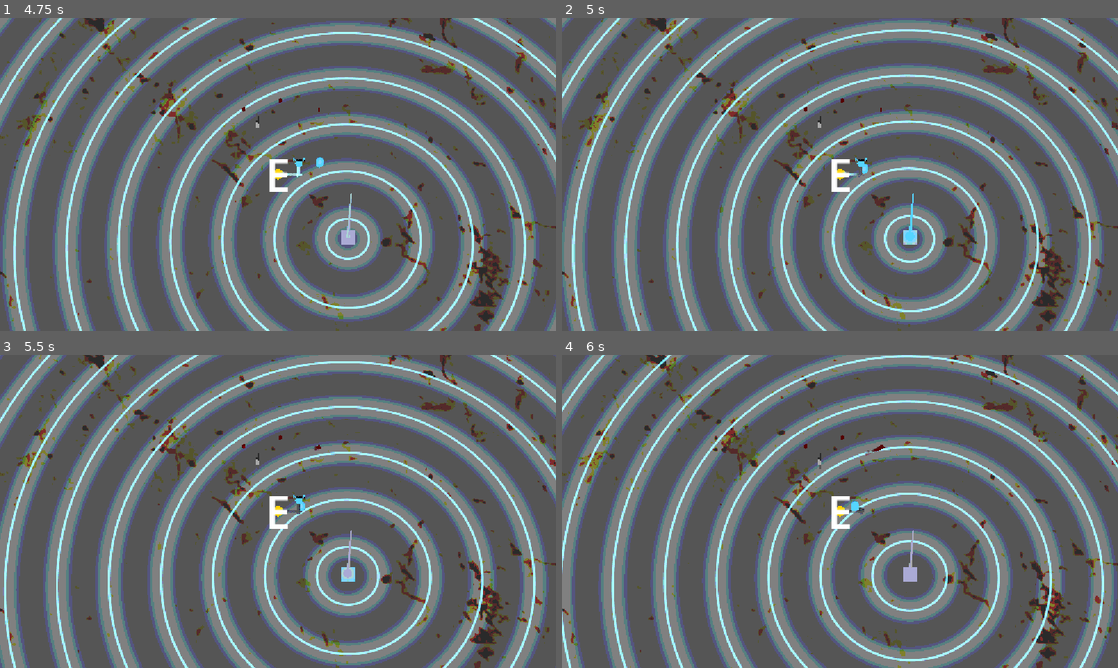
Above: before the commit, frames 1-4 (two rows, left to right).
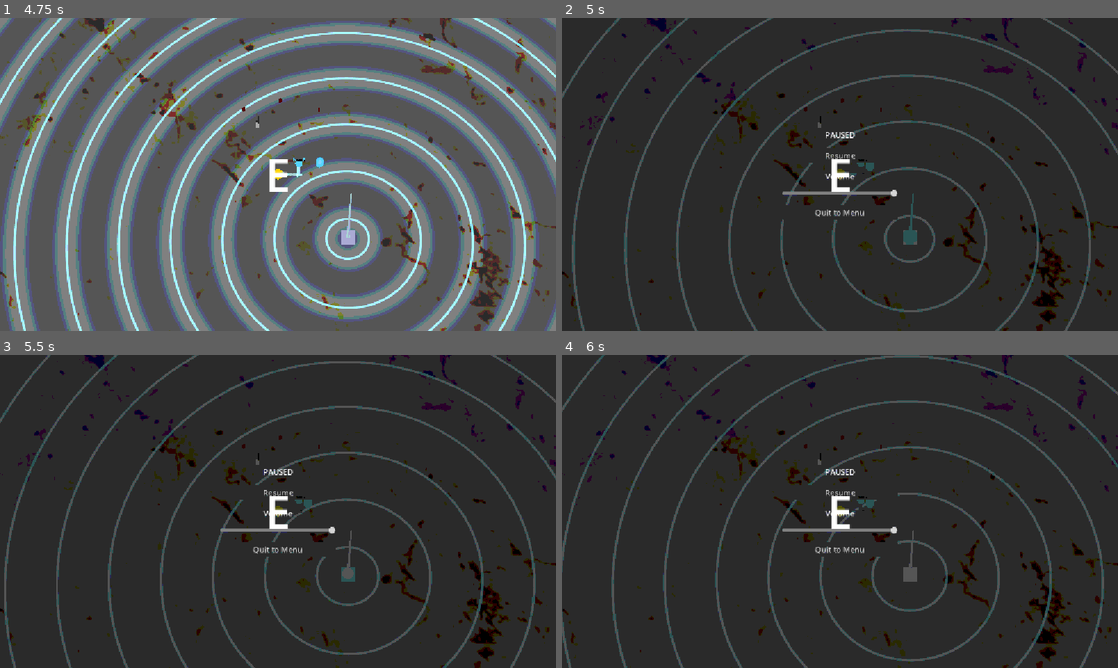
Above: after the commit, the same moments.

Repository: benpm/ldjam59
Game: Godot game, scene res://main_menu.tscn
Two runs of this game, one before a commit and one after it. Both use one fixed random seed, a clock stepped at 60 frames per second and the inputs below. The engine's default icon, where the game draws it, is replaced by a stand-in: a white triangle on a blue panel in a dark square.
Inputs (mouse positions are in pixels of both pictures, inside the frame that each line leads up to):
- Up to frame 1 (4.75 s): click "Play" at 0.5 s; hold D (move_right) 1.28-2.03 s; hold E (grab) 1.28-2.03 s; tap Space (jump) at 1.52, 2.27, 3.77, 4.52 s; hold S (move_back) 2.03-2.78 s; tap E (grab) at 2.1, 3.6 s; hold D (move_right) 2.78-3.53 s; hold E (grab) 2.78-3.53 s; hold W (move_forward) 3.53-4.28 s; hold A (move_left) from 4.28 s (still down); hold E (grab) from 4.28 s (still down)
- Up to frame 2 (5 s): keep holding A (move_left); keep holding E (grab); tap Escape (pause, bound only after the commit) at 4.9 s
- Up to frame 3 (5.5 s): release A (move_left) at 5 s; release E (grab) at 5 s; click (278, 492) at 5 s, where only the run after the commit has a clickable "Resume"
- Up to frame 4 (6 s): hold A (move_left) from 5.78 s (still down); tap E (grab) at 5.85 s

Frame 1 is identical in both runs. In frame 2, 100% of the frame differs, in the area x 0-100%, y 0-100%; in frame 3, 100%; in frame 4, 100%.

Commit message:
Add pause menu with resume, volume slider, and quit to menu
Escape key toggles pause. The pause menu overlays the game with
resume, volume control, and a quit-to-menu button.

Co-Authored-By: Claude Opus 4.6 <noreply@anthropic.com>

Diff:
--- a/level.tscn
+++ b/level.tscn
@@ -1,6 +1,7 @@
 [gd_scene format=3 uid="uid://uh5m17lb4xqr"]
 
 [ext_resource type="Script" uid="uid://e2kgl8kik1g1" path="res://level.gd" id="1_oi3di"]
+[ext_resource type="PackedScene" path="res://pause_menu.tscn" id="10_pause"]
 [ext_resource type="PackedScene" uid="uid://bfywa7t85asas" path="res://dynamic_chain.tscn" id="1_u52ul"]
 [ext_resource type="Material" uid="uid://copt7k7u3o4ew" path="res://stone.tres" id="1_vonw3"]
 [ext_resource type="Script" uid="uid://cfmqwtgq1lytw" path="res://cables.gd" id="3_0b4ue"]
@@ -151,3 +152,5 @@
 
 [node name="EnemyCable3" parent="enemies_root" unique_id=550732649 instance=ExtResource("9_i2t4f")]
 transform = Transform3D(1, 0, 0, 0, 1, 0, 0, 0, 1, 3.0050576, 0, -5.0362983)
+
+[node name="PauseMenu" parent="." instance=ExtResource("10_pause")]
--- /dev/null
+++ b/pause_menu.gd
@@ -0,0 +1,43 @@
+extends Control
+
+
+@onready var _resume_button: Button = %ResumeButton
+@onready var _quit_button: Button = %QuitButton
+@onready var _volume_slider: HSlider = %PauseVolumeSlider
+
+
+func _ready() -> void:
+	_resume_button.pressed.connect(_on_resume)
+	_quit_button.pressed.connect(_on_quit)
+	_volume_slider.value_changed.connect(_on_volume_changed)
+	visible = false
+	process_mode = Node.PROCESS_MODE_ALWAYS
+
+
+func _unhandled_input(event: InputEvent) -> void:
+	if event.is_action_pressed("pause"):
+		_toggle_pause()
+		get_viewport().set_input_as_handled()
+
+
+func _toggle_pause() -> void:
+	var paused := not get_tree().paused
+	get_tree().paused = paused
+	visible = paused
+	if paused:
+		var master_idx: int = AudioServer.get_bus_index("Master")
+		_volume_slider.value = db_to_linear(AudioServer.get_bus_volume_db(master_idx))
+
+
+func _on_resume() -> void:
+	_toggle_pause()
+
+
+func _on_quit() -> void:
+	get_tree().paused = false
+	get_tree().change_scene_to_file("res://main_menu.tscn")
+
+
+func _on_volume_changed(value: float) -> void:
+	var master_idx: int = AudioServer.get_bus_index("Master")
+	AudioServer.set_bus_volume_db(master_idx, linear_to_db(value))
--- /dev/null
+++ b/pause_menu.tscn
@@ -0,0 +1,64 @@
+[gd_scene format=3]
+
+[ext_resource type="Script" path="res://pause_menu.gd" id="1_pause"]
+
+[node name="PauseMenu" type="Control"]
+layout_mode = 3
+anchors_preset = 15
+anchor_right = 1.0
+anchor_bottom = 1.0
+grow_horizontal = 2
+grow_vertical = 2
+script = ExtResource("1_pause")
+
+[node name="Overlay" type="ColorRect" parent="."]
+layout_mode = 1
+anchors_preset = 15
+anchor_right = 1.0
+anchor_bottom = 1.0
+grow_horizontal = 2
+grow_vertical = 2
+color = Color(0, 0, 0, 0.6)
+
+[node name="VBoxContainer" type="VBoxContainer" parent="."]
+layout_mode = 1
+anchors_preset = 8
+anchor_left = 0.5
+anchor_top = 0.5
+anchor_right = 0.5
+anchor_bottom = 0.5
+offset_left = -120.0
+offset_top = -80.0
+offset_right = 120.0
+offset_bottom = 80.0
+grow_horizontal = 2
+grow_vertical = 2
+theme_override_constants/separation = 16
+
+[node name="Title" type="Label" parent="VBoxContainer"]
+layout_mode = 2
+text = "PAUSED"
+horizontal_alignment = 1
+
+[node name="ResumeButton" type="Button" parent="VBoxContainer"]
+unique_name_in_owner = true
+layout_mode = 2
+text = "Resume"
+
+[node name="VolumeLabel" type="Label" parent="VBoxContainer"]
+layout_mode = 2
+text = "Volume"
+horizontal_alignment = 1
+
+[node name="PauseVolumeSlider" type="HSlider" parent="VBoxContainer"]
+unique_name_in_owner = true
+layout_mode = 2
+min_value = 0.0
+max_value = 1.0
+step = 0.01
+value = 1.0
+
+[node name="QuitButton" type="Button" parent="VBoxContainer"]
+unique_name_in_owner = true
+layout_mode = 2
+text = "Quit to Menu"
--- a/project.godot
+++ b/project.godot
@@ -51,6 +51,11 @@
 "events": [Object(InputEventKey,"resource_local_to_scene":false,"resource_name":"","device":-1,"window_id":0,"alt_press …(191 unchanged characters)…
 ]
 }
+pause={
+"deadzone": 0.5,
+"events": [Object(InputEventKey,"resource_local_to_scene":false,"resource_name":"","device":-1,"window_id":0,"alt_pressed":false,"shift_pressed":false,"ctrl_pressed":false,"meta_pressed":false,"pressed":false,"keycode":0,"physical_keycode":4194305,"key_label":0,"unicode":0,"location":0,"echo":false,"script":null)
+]
+}
 grab={
 "deadzone": 0.5,
 "events": [Object(InputEventKey,"resource_local_to_scene":false,"resource_name":"","device":-1,"window_id":0,"alt_press …(192 unchanged characters)…
Not shown, changed: TODO.md
